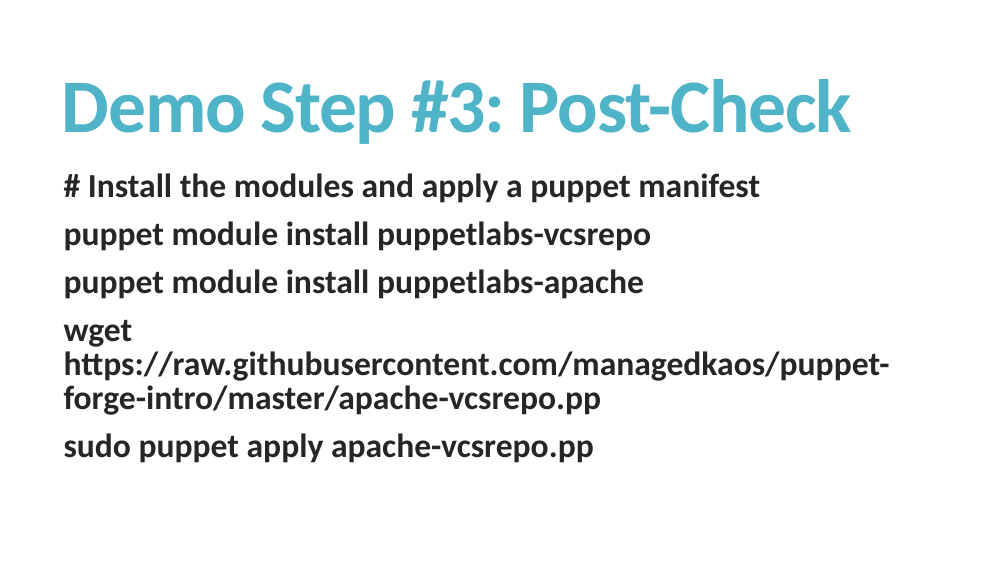
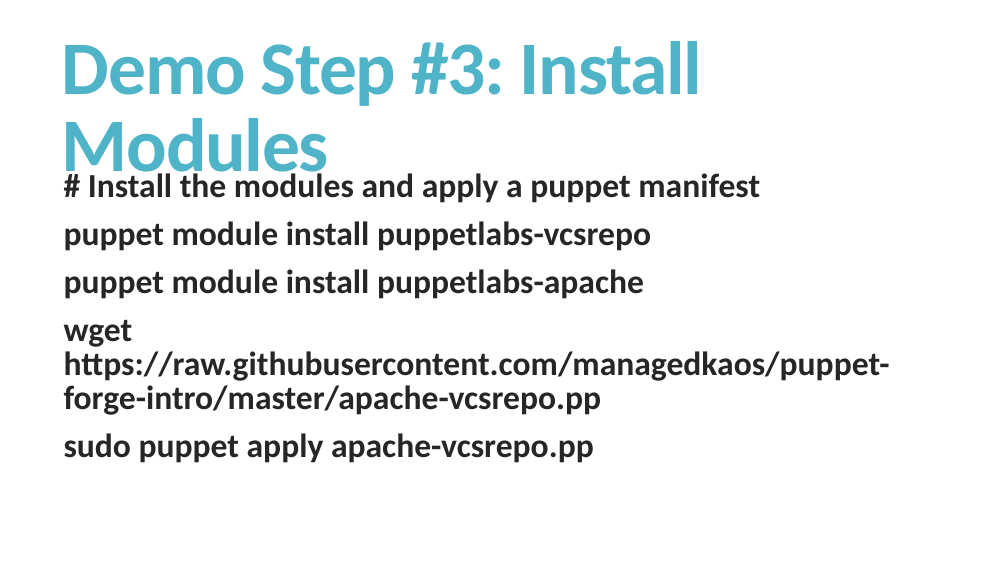
Before and after one commit to managedkaos/puppet-forge-intro, a slide deck: slide 18 of A Brief Introduction to The Puppet Forge.pptx (slide 17 before the commit). Drawn at 1008x567 pixels with LibreOffice and Linux fonts; fonts in the diff are those of the drawing. Boxes give left, top, right and bottom in pixels: in the first picture for what was removed or moved away, otherwise in the second. Text is boxed around its words. In the diff, an @@ line names an element or a change of style, - is before the commit and + after.

```diff
--- a/A Brief Introduction to The Puppet Forge.pptx
+++ b/A Brief Introduction to The Puppet Forge.pptx
@@ title at <box>62,41,702,189</box>: text changed @@
-Demo Step #3: Post-Check
+Demo Step #3: Install Modules
```
Also in this commit, not shown: 5 other slides changed, 1 slide added.
